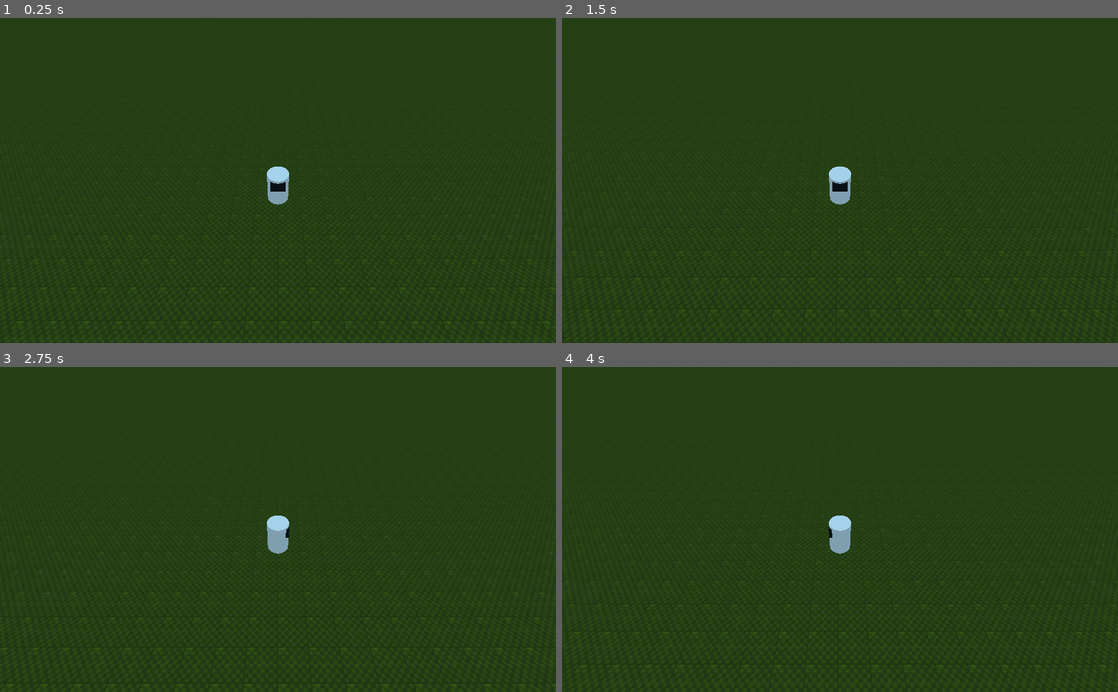
Above: before the commit, frames 1-4 (two rows, left to right).
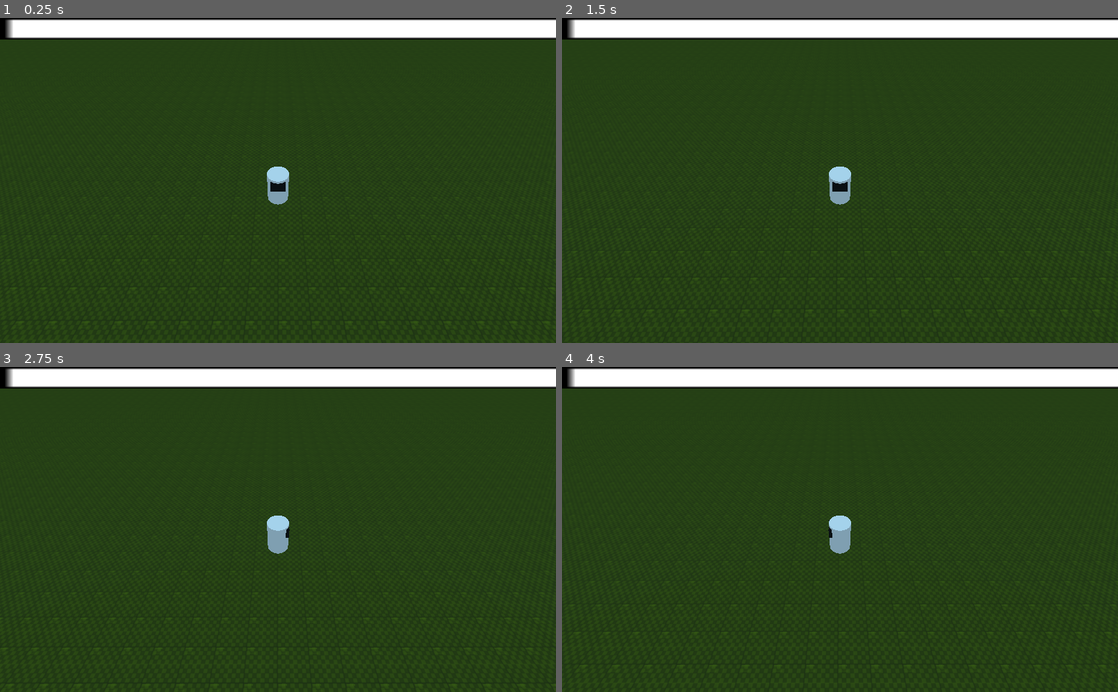
Above: after the commit, the same moments.

Repository: nwallenfang/emberguard
Game: Godot game, scene res://Prototyping/TestLevel.tscn
The game is run twice, just before and just after one commit, with the same random seed, the same clock (stepped at 60 frames per second) and the same inputs.
Inputs:
- Up to frame 1 (0.25 s): no input
- Up to frame 2 (1.5 s): tap Enter at 0.5 s; hold D (move_right) 0.53-1.28 s; hold S (move_back) from 1.28 s (still down)
- Up to frame 3 (2.75 s): release S (move_back) at 2.03 s; hold D (move_right) from 2.03 s (still down)
- Up to frame 4 (4 s): release D (move_right) at 2.78 s; hold W (move_forward) 2.78-3.53 s; hold A (move_left) from 3.53 s (still down)

The runs differ from the first frame. In frame 1, 6.6% of the frame differs, in the area x 0-100%, y 0-7%; in frame 2, 6.6%; in frame 3, 6.6%; in frame 4, 6.6%.

Commit message:
fire healthbar

Diff:
--- a/Prototyping/TestLevel.tscn
+++ b/Prototyping/TestLevel.tscn
@@ -1,8 +1,9 @@
-[gd_scene load_steps=7 format=2]
+[gd_scene load_steps=8 format=2]
 
 [ext_resource path="res://our_environment.tres" type="Environment" id=1]
 [ext_resource path="res://Logic/Player.tscn" type="PackedScene" id=2]
 [ext_resource path="res://Assets/Sprites/concrete.png" type="Texture" id=3]
+[ext_resource path="res://UI/UI.tscn" type="PackedScene" id=4]
 
 [sub_resource type="CubeMesh" id=1]
 
@@ -44,3 +45,5 @@
 
 [node name="Camera" type="Camera" parent="Pivot"]
 transform = Transform( 1, 0, 0, 0, 1, 0, 0, 0, 1, 0, 0, 10 )
+
+[node name="CanvasLayer" parent="." instance=ExtResource( 4 )]
--- /dev/null
+++ b/UI/UI.gd
@@ -0,0 +1,5 @@
+extends CanvasLayer
+
+
+func _ready() -> void:
+	pass
--- /dev/null
+++ b/UI/UI.tscn
@@ -0,0 +1,19 @@
+[gd_scene load_steps=5 format=2]
+
+[ext_resource path="res://UI/UI.gd" type="Script" id=1]
+[ext_resource path="res://Assets/Sprites/bar_back.png" type="Texture" id=2]
+[ext_resource path="res://Assets/Sprites/bar_over.png" type="Texture" id=3]
+[ext_resource path="res://Assets/Sprites/bar_progress.png" type="Texture" id=4]
+
+[node name="CanvasLayer" type="CanvasLayer"]
+script = ExtResource( 1 )
+
+[node name="FireHealthbar" type="TextureProgress" parent="."]
+anchor_right = 1.0
+margin_right = 40.0
+margin_bottom = 40.0
+value = 100.0
+texture_under = ExtResource( 2 )
+texture_over = ExtResource( 3 )
+texture_progress = ExtResource( 4 )
+nine_patch_stretch = true
--- a/project.godot
+++ b/project.godot
@@ -29,6 +29,10 @@
 config/name="Emberguard"
 run/main_scene="res://Prototyping/TestLevel.tscn"
 config/icon="res://icon.png"
+
+[autoload]
+
+UI="*res://UI/UI.tscn"
 
 [input]
 
Binary file added: Assets/Sprites/bar_back.png
Not shown, added: Assets/Sprites/bar_back.png.import
Binary file added: Assets/Sprites/bar_over.png
Not shown, added: Assets/Sprites/bar_over.png.import
Binary file added: Assets/Sprites/bar_progress.png
Not shown, added: Assets/Sprites/bar_progress.png.import
